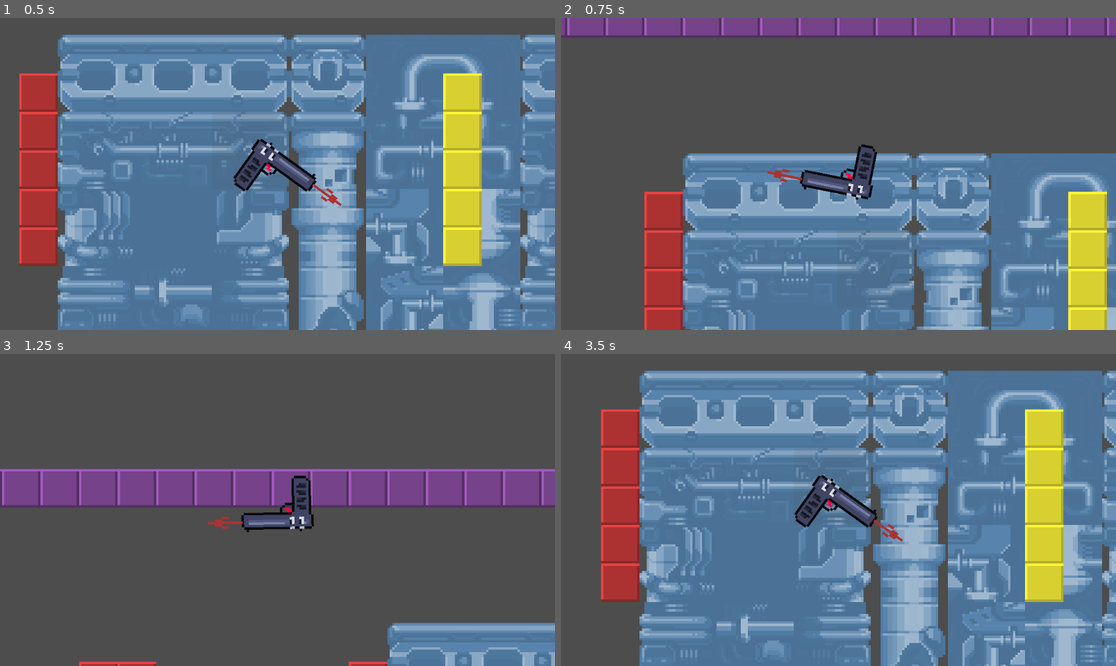
Above: before the commit, frames 1-4 (two rows, left to right).
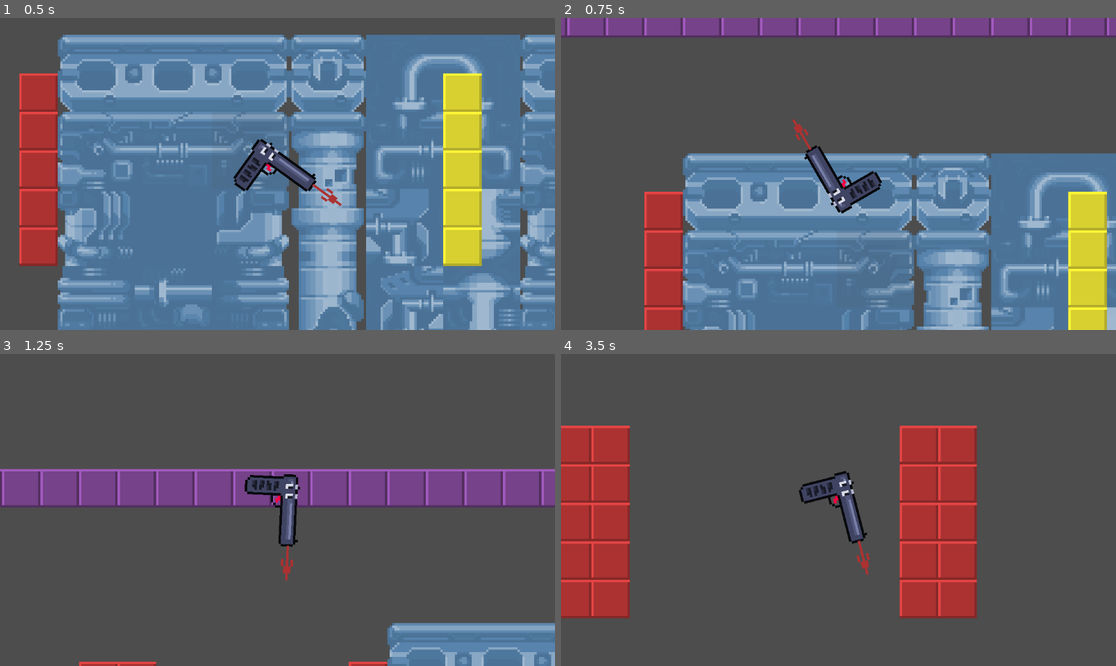
Above: after the commit, the same moments.

Repository: Standby123/Area-Fifty-Gun
Game: Godot game, scene res://game.tscn
Two runs of this game, one before a commit and one after it. Both use one fixed random seed, a clock stepped at 60 frames per second and the inputs below.
Inputs:
- Up to frame 1 (0.5 s): no input
- Up to frame 2 (0.75 s): tap Space (Shoot) at 0.6 s
- Up to frame 3 (1.25 s): no input
- Up to frame 4 (3.5 s): hold Left (Rotate Left) 1.28-2.03 s; tap Space (Shoot) at 1.35, 2.1, 2.85 s

Frame 1 is identical in both runs. In frame 2, 1.7% of the frame differs, in the area x 37-58%, y 32-63%; in frame 3, 1.7%; in frame 4, 86%, in the area x 0-100%, y 5-100%.

Commit message:
Updated dampener
Scales angular velocity by 90% each time

Diff:
--- a/Assets/Scripts/player_controller.gd
+++ b/Assets/Scripts/player_controller.gd
@@ -11,9 +11,14 @@
 func _physics_ready():
 	pass
 
+
 func _physics_process(delta: float) -> void:
 
 	angular_damp = 2
+	print(angular_velocity)
+
+	if abs(angular_velocity) > 10:
+		angular_velocity *= 0.9
 
 	if Input.is_action_pressed("Rotate Left"):
 		angular_velocity -= 5
@@ -22,8 +27,6 @@
 
 	if Input.is_action_just_pressed("Shoot"):
 		linear_velocity = Vector2(0,0)
-		print("setting linear velocity to zero")
-		print(angular_velocity, angular_damp)
 		var pos = muzzle.transform[2] # Get Muzzle Position
 		var dir = -1* Vector2(transform.x.x, transform.x.y) # Get direction to shoot
 
